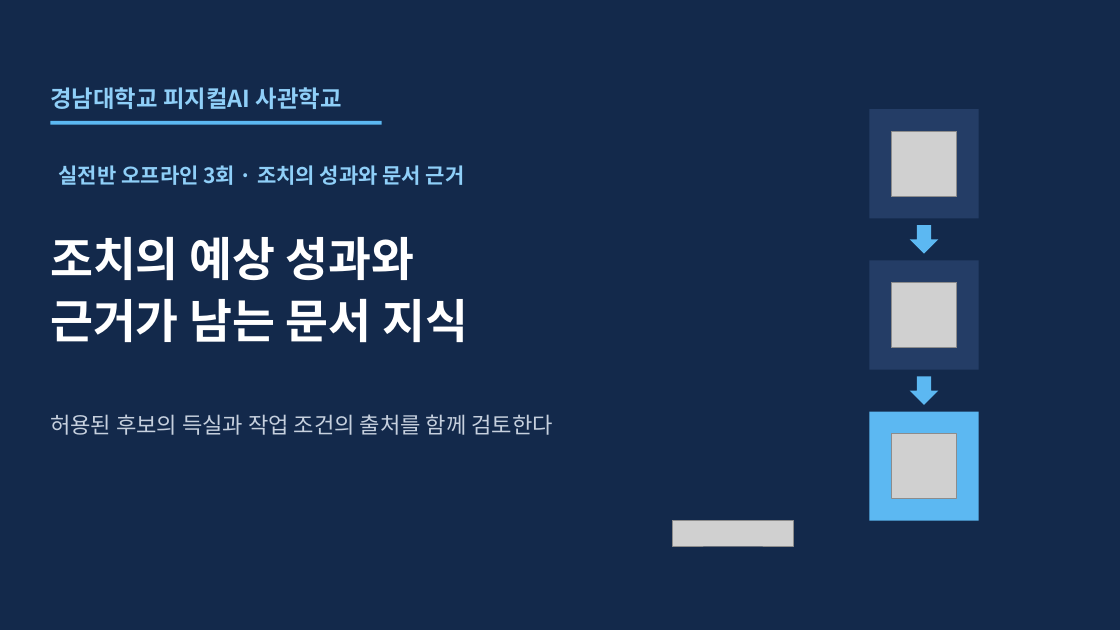
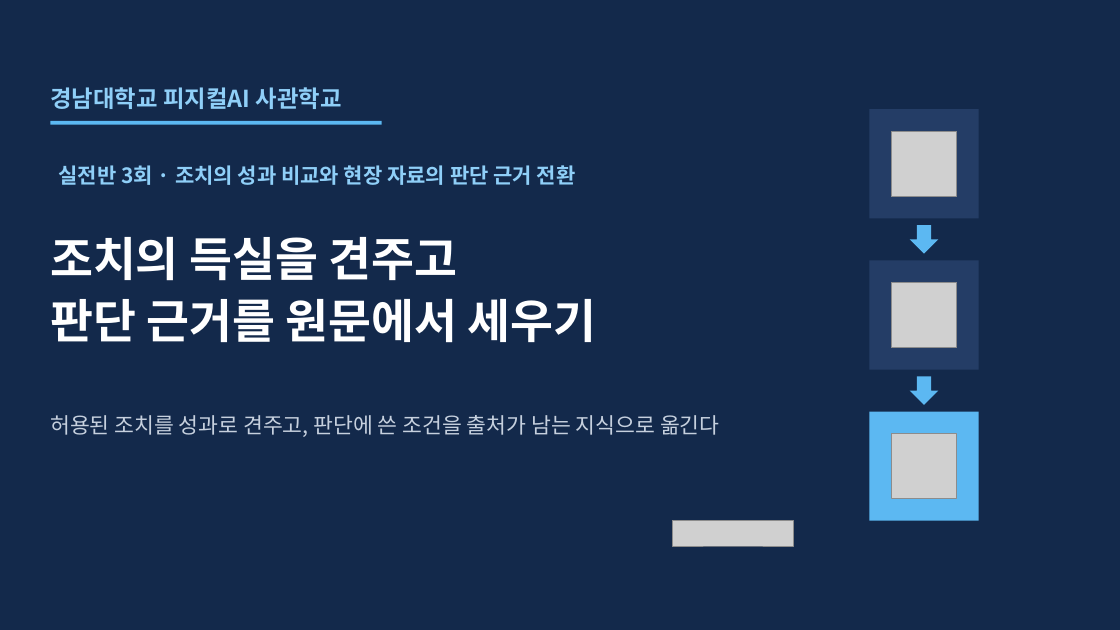
Before and after one commit to uengine-oss/hyd-iot-edu, a slide deck: slide 1 of workspace/강의제작/산출물/실전반/이론_오프라인/03회차/실전반_오프라인_03회차.pptx. Drawn at 1120x630 pixels with LibreOffice and Linux fonts; fonts in the diff are those of the drawing; grey boxes stand for pictures. Boxes give left, top, right and bottom in pixels: in the first picture for what was removed or moved away, otherwise in the second. Text is boxed around its words. In the diff, an @@ line names an element or a change of style, - is before the commit and + after.

```diff
--- a/workspace/강의제작/산출물/실전반/이론_오프라인/03회차/실전반_오프라인_03회차.pptx
+++ b/workspace/강의제작/산출물/실전반/이론_오프라인/03회차/실전반_오프라인_03회차.pptx
@@ text at bbox=[59, 165, 576, 185]: text changed @@
-실전반 오프라인 3회 · 조치의 성과와 문서 근거
+실전반 3회 · 조치의 성과 비교와 현장 자료의 판단 근거 전환
@@ text at bbox=[50, 237, 597, 343]: text changed @@
-조치의 예상 성과와
-근거가 남는 문서 지식
+조치의 득실을 견주고
+판단 근거를 원문에서 세우기
@@ text at bbox=[50, 415, 720, 437]: text changed; size 19 to 18.5 pt @@
-허용된 후보의 득실과 작업 조건의 출처를 함께 검토한다
+허용된 조치를 성과로 견주고, 판단에 쓴 조건을 출처가 남는 지식으로 옮긴다
```
Also in this commit, not shown: 13 other slides changed, 54 slides added, 25 slides removed, 11 other files.
